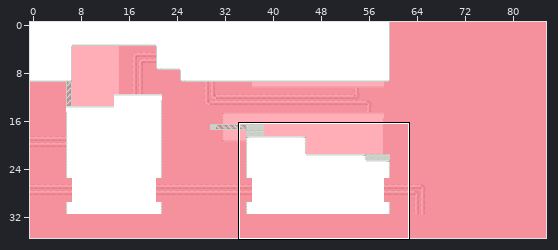
Tiled map (JSON) -- public/assets/levels/dive.json. Above, an overview of the earlier version with the close-up marked.
Close-up. Before the commit:
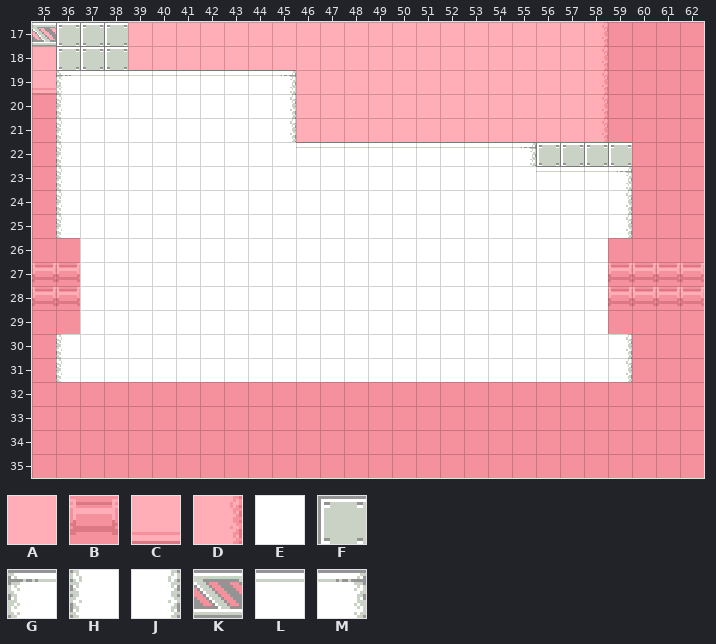
Cells are 16x16 px. Shown: x 35..62, y 17..35. The commit also changed other parts of the map, which this record leaves out. The old version is drawn lined up with the new one.
Key: from "bg-tileset": A 3, B 13, C 21 flipped up-down, D 33; from "tilleset": E 3, F 6, G 9, H 15, J 15 flipped left-right, K 18, L 21, M 27.
_ is an empty cell, # one hidden under a higher layer.
Layer "Tile Layer 2" before, first column x 35:
17 A###AAAAAAAAAAAAAAAAAAAD____
18 A###AAAAAAAAAAAAAAAAAAAD____
19 C##########AAAAAAAAAAAAD____
20 __#########AAAAAAAAAAAAD____
21 __#########AAAAAAAAAAAAD____
22 __######################____
23 ____________________________
24 ____________________________
25 ____________________________
26 ____________________________
27 BB######################BBBB
28 BB######################BBBB
29 ____________________________
30 ____________________________
31 ____________________________
32 ____________________________
33 ____________________________
34 ____________________________
35 ____________________________
Layer "Tile Layer 1" before, first column x 35:
17 KFFF________________________
18 _FFF________________________
19 _GLLLLLLLLM_________________
20 _HEEEEEEEEJ_________________
21 _HEEEEEEEEJ_________________
22 _HEEEEEEEEELLLLLLLLLMFFFF___
23 _HEEEEEEEEEEEEEEEEEEELLLM___
24 _HEEEEEEEEEEEEEEEEEEEEEEJ___
25 _HEEEEEEEEEEEEEEEEEEEEEEJ___
26 __EEEEEEEEEEEEEEEEEEEEEE____
27 __EEEEEEEEEEEEEEEEEEEEEE____
28 __EEEEEEEEEEEEEEEEEEEEEE____
29 __EEEEEEEEEEEEEEEEEEEEEE____
30 _HEEEEEEEEEEEEEEEEEEEEEEJ___
31 _HEEEEEEEEEEEEEEEEEEEEEEJ___
32 ____________________________
33 ____________________________
34 ____________________________
35 ____________________________
And afterwards:
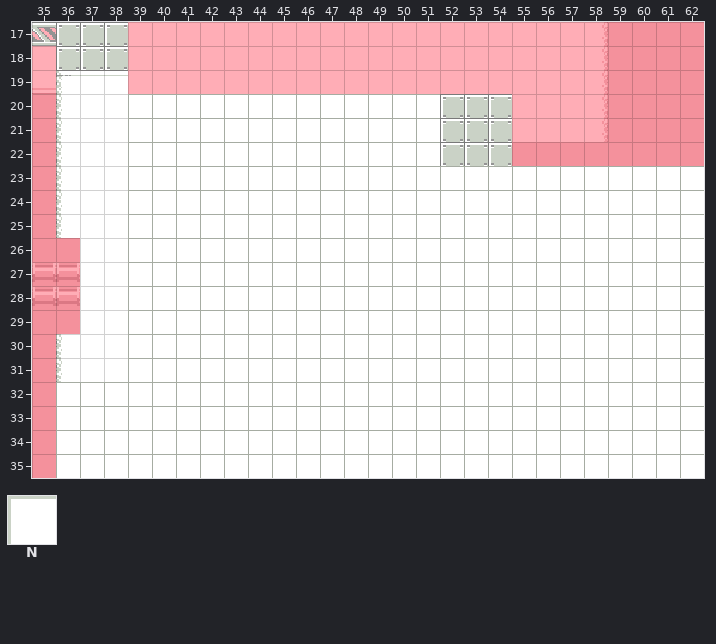
Further tiles: from "tilleset": N 32.
The exact change:
map size 73x32 -> 89x36 cells
Layer "Tile Layer 2":
The author cleared the tile that lay hidden in row 22 at x 55 to 58.
The author cleared tile B in rows 27 to 28 at x 59 to 62.
Layer "Tile Layer 1":
Tile L gives way to tile F in row 22 at x 52 to 54.
The edit adds tile F in rows 20 to 21 at x 52 to 54.
Tile E gives way to tile N in rows 20 to 21 at x 39 to 44; in row 22 at x 39 to 45; in row 23 at x 39 to 55; in rows 24 to 31 at x 39 to 58.
Tile J gives way to tile N in rows 20 to 21 at x 45; in rows 24 to 25 at x 59; in rows 30 to 31 at x 59.
Tile L gives way to tile N in row 22 at x 46 to 51; in row 23 at x 56 to 58.
Tile M gives way to tile N in row 23 at x 59.
The edit adds tile N in rows 20 to 21 at x 46 to 51; in rows 23 to 25 at x 60 to 62; in rows 26 to 29 at x 59 to 62; in rows 30 to 31 at x 60 to 62; in rows 32 to 35 at x 36 to 62.
The author cleared tile F in row 22 at x 56 to 59.
The author cleared tile L in row 19 at x 39 to 44.
The author cleared tile M in row 19 at x 45; in row 22 at x 55.
